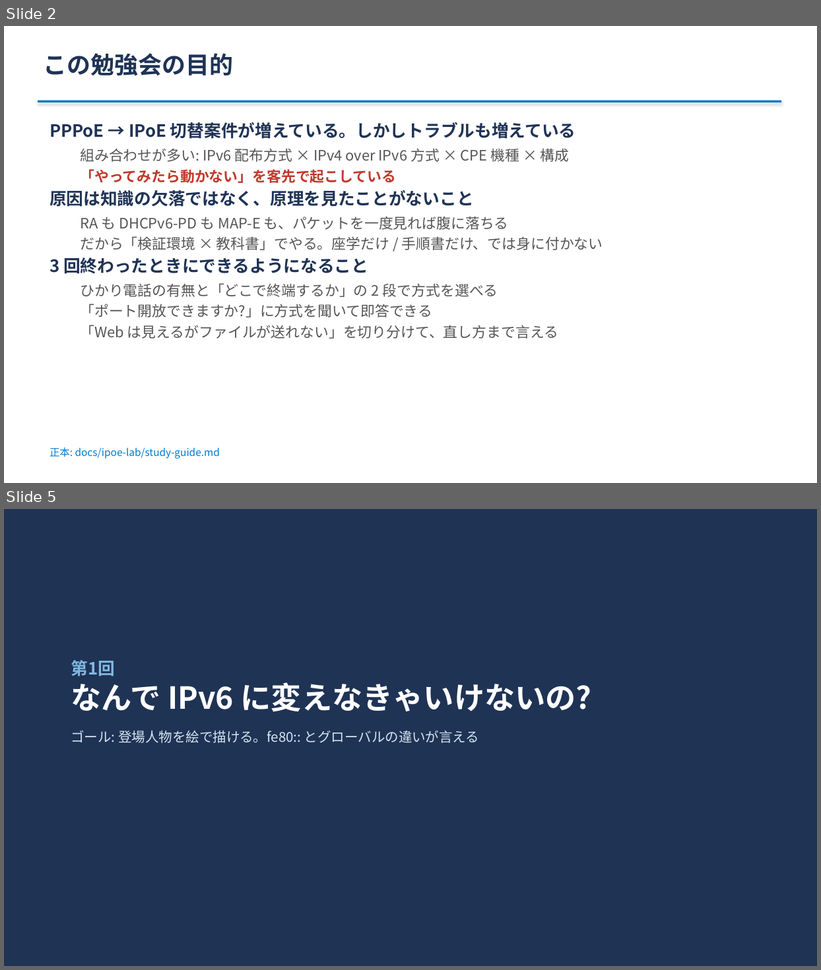
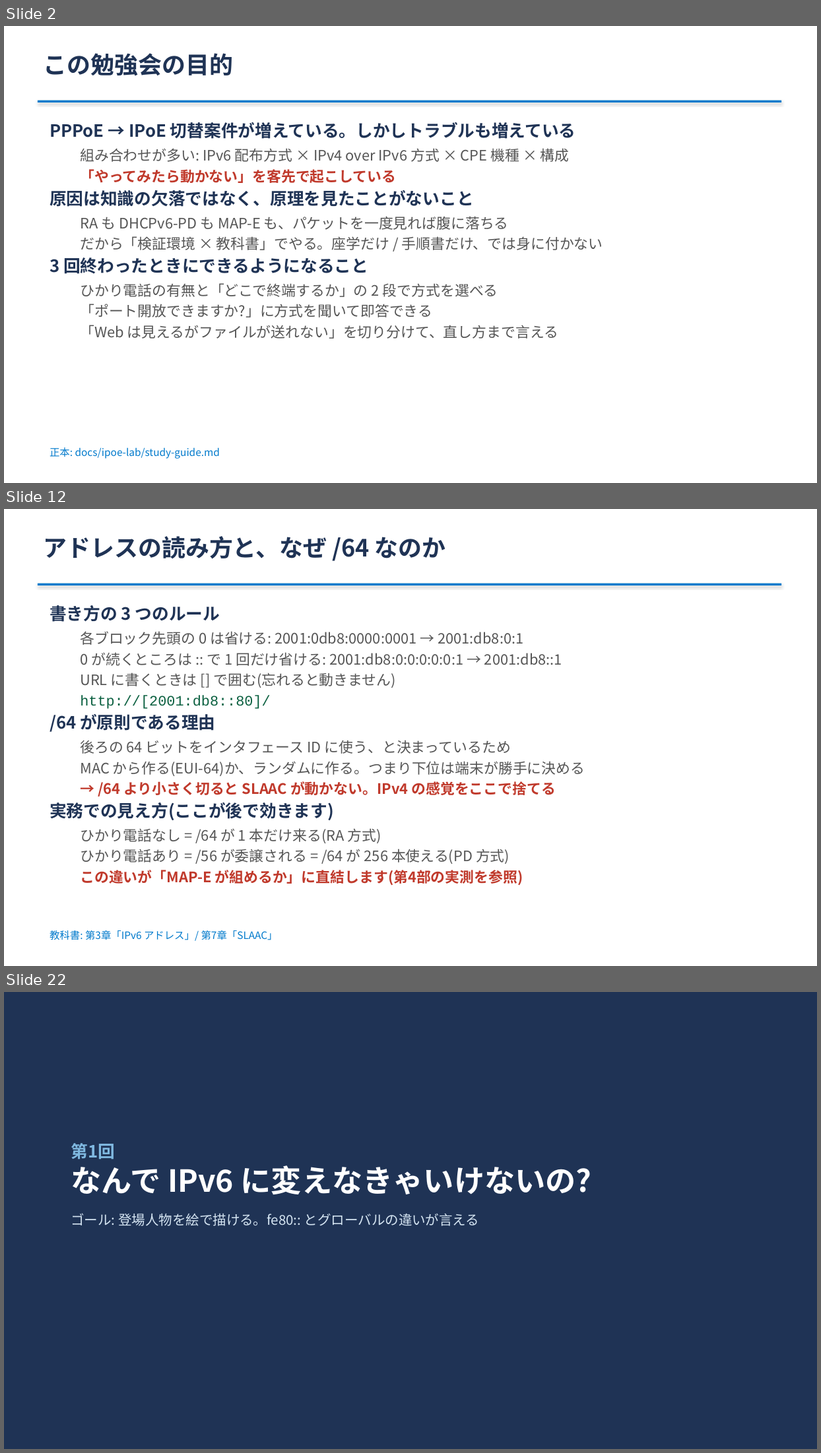
Before and after one commit to ginchankawaii/claude-code-book-template, a slide deck: docs/ipoe-lab/slides/toranomaki.pptx. Shown one above the other, each under a label of ours: slides 2 and 5 before the commit, slides 2, 12 and 22 after it; the slides between them are not shown. The pictures are 821x970 and 821x1453 pixels, drawn with LibreOffice and Linux fonts; fonts in the diff are those of the drawing. Boxes give left, top, right and bottom in pixels: in the first picture for what was removed or moved away, otherwise in the second. Text is boxed around its words. In the diff, an @@ line names an element or a change of style, - is before the commit and + after.

```diff
--- a/docs/ipoe-lab/slides/toranomaki.pptx
+++ b/docs/ipoe-lab/slides/toranomaki.pptx
@@ slide 12 added at <box>4,509,817,966</box>, background #FFFFFF @@
@@ text added at <box>44,536,446,561</box>, 28 pt, text #1F3355, bold @@
+アドレスの読み方と、なぜ /64 なのか
@@ rectangle added at <box>38,584,781,586</box>, fill #007ACC @@
@@ text added at <box>50,605,585,886</box>, 17 pt, text #555555 @@
+書き方の 3 つのルール
+  各ブロック先頭の 0 は省ける: 2001:0db8:0000:0001 → 2001:db8:0:1
+  0 が続くところは :: で 1 回だけ省ける: 2001:db8:0:0:0:0:0:1 → 2001:db8::1
+  URL に書くときは [] で囲む(忘れると動きません)
+  http://[2001:db8::80]/
+/64 が原則である理由
+  後ろの 64 ビットをインタフェース ID に使う、と決まっているため
+  MAC から作る(EUI-64)か、ランダムに作る。つまり下位は端末が勝手に決める
+  → /64 より小さく切ると SLAAC が動かない。IPv4 の感覚をここで捨てる
+実務での見え方(ここが後で効きます)
+  ひかり電話なし = /64 が 1 本だけ来る(RA 方式)
+  ひかり電話あり = /56 が委譲される = /64 が 256 本使える(PD 方式)
+  この違いが「MAP-E が組めるか」に直結します(第4部の実測を参照)
@@ text added at <box>50,931,278,941</box>, 12 pt, text #007ACC @@
+教科書: 第3章「IPv6 アドレス」/ 第7章「SLAAC」
@@ what was slide 5 is now slide 22 @@
```
Also in this commit, not shown: 2 slides changed, 25 other slides added, 3 other files.
